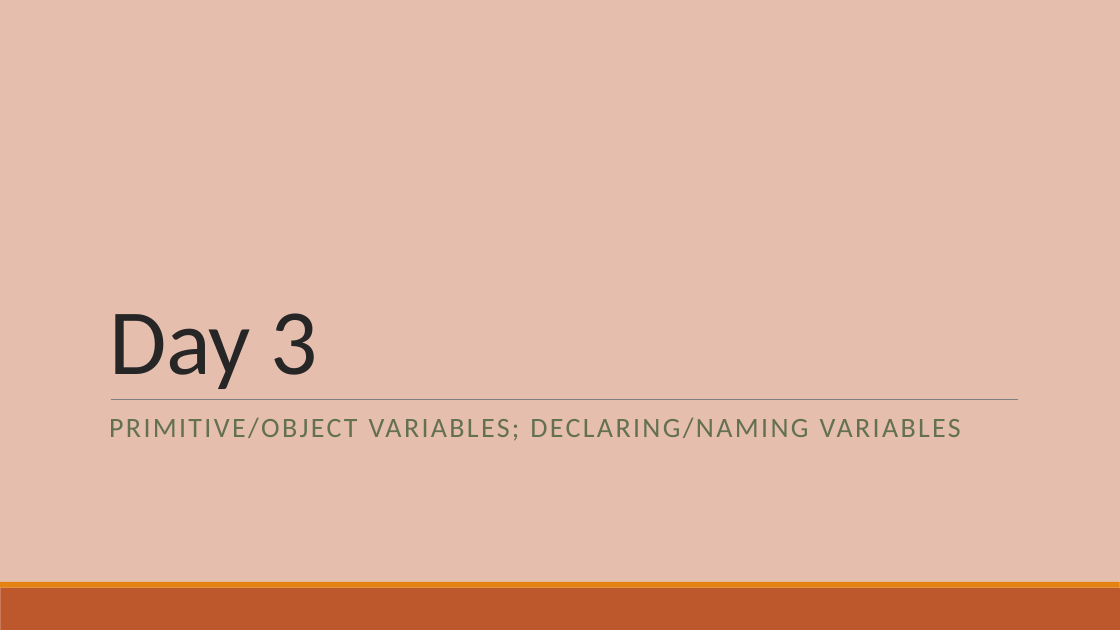
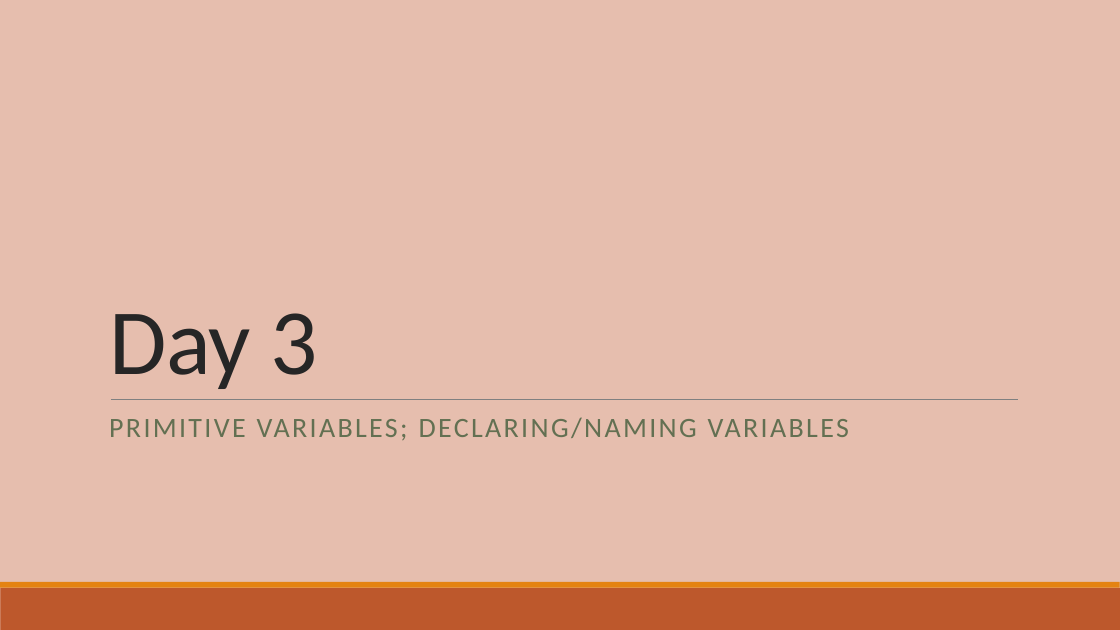
Before and after one commit to thewangclass/apcsa-curriculum, a slide deck: slide 2 of 01_Unit/PowerPoints/03_VariablesIntroduction.pptx. Drawn at 1120x630 pixels with LibreOffice and Linux fonts; fonts in the diff are those of the drawing. Boxes give left, top, right and bottom in pixels: in the first picture for what was removed or moved away, otherwise in the second. Text is boxed around its words. In the diff, an @@ line names an element or a change of style, - is before the commit and + after.

```diff
--- a/01_Unit/PowerPoints/03_VariablesIntroduction.pptx
+++ b/01_Unit/PowerPoints/03_VariablesIntroduction.pptx
@@ text at box(109, 417, 849, 440): text changed @@
-PRIMITIVE/OBJECT VARIABLES; DECLARING/NAMING VARIABLES
+PRIMITIVE VARIABLES; DECLARING/NAMING VARIABLES
```
Also in this commit, not shown: 7 other slides changed, 1 slide removed, 7 other files.
